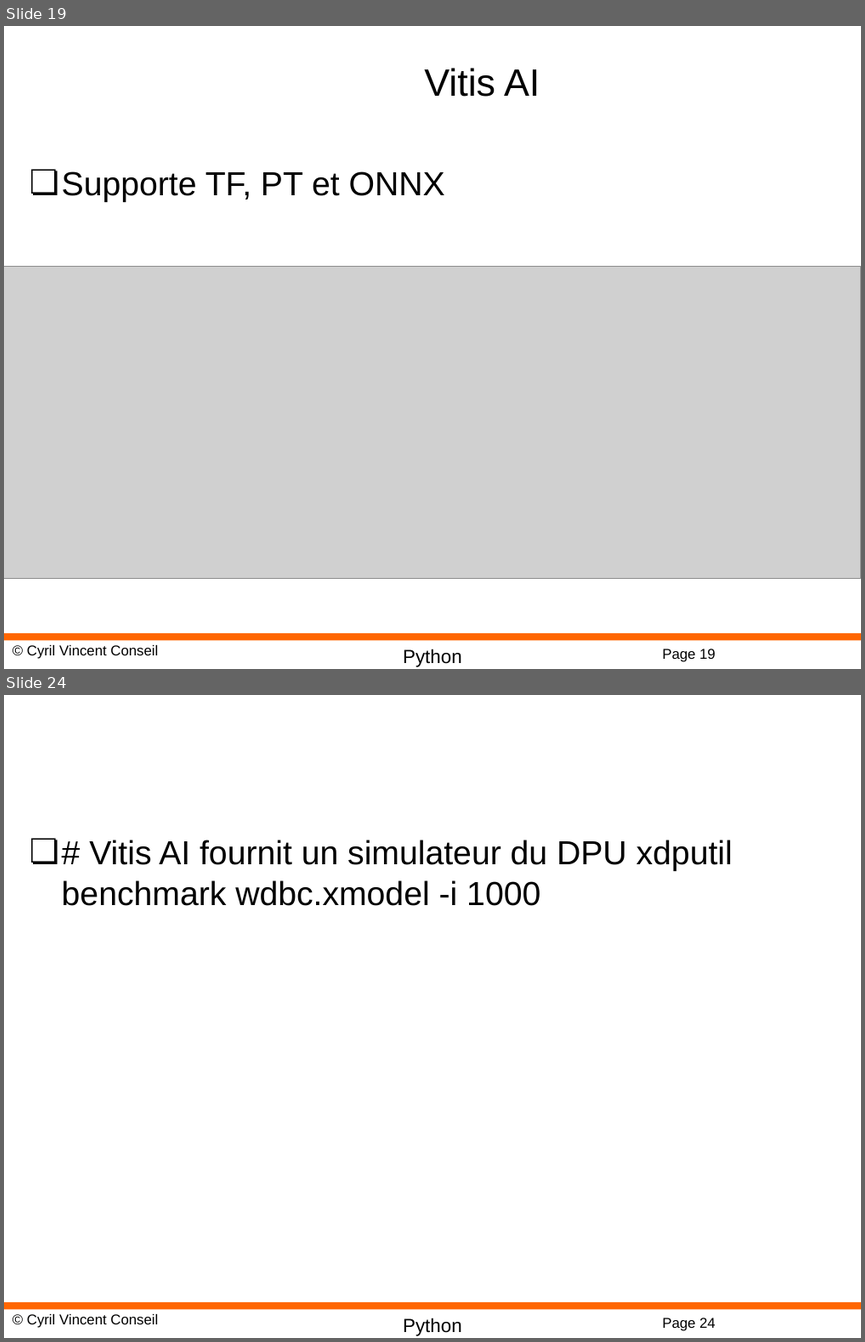
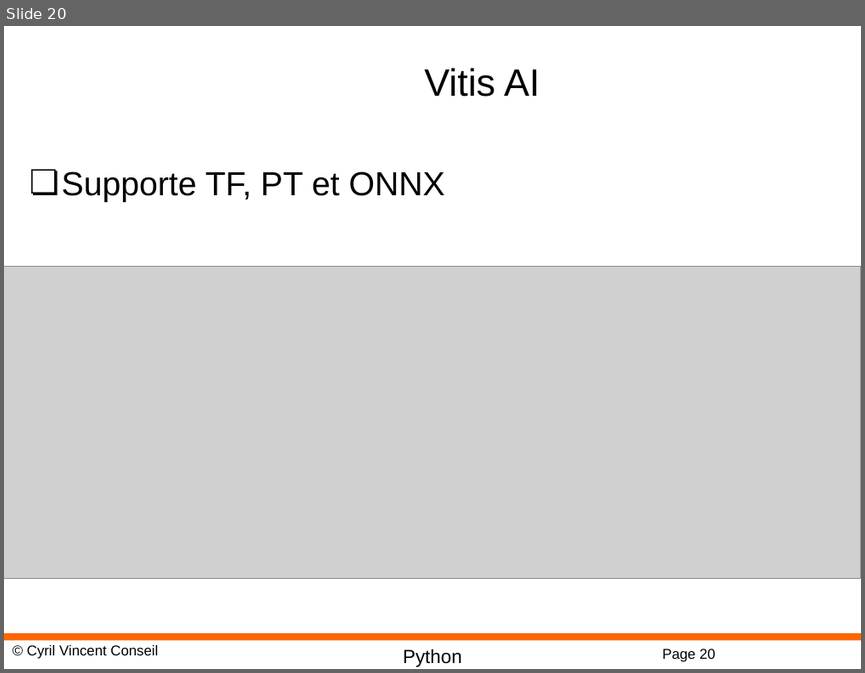
Before and after one commit to cyrilvincent/iot-ai, a slide deck: ppt/IoTAI31-FPGA.pptx. Shown one above the other, each under a label of ours: slides 19 and 24 before the commit, slide 20 after it; the slides between them are not shown. The pictures are 865x1342 and 865x673 pixels, drawn with LibreOffice and Linux fonts; fonts in the diff are those of the drawing; grey boxes stand for pictures; background and template pictures are left out. Boxes give left, top, right and bottom in pixels: in the first picture for what was removed or moved away, otherwise in the second. Text is boxed around its words. In the diff, an @@ line names an element or a change of style, - is before the commit and + after.

Commit message:
vitis

```diff
--- a/ppt/IoTAI31-FPGA.pptx
+++ b/ppt/IoTAI31-FPGA.pptx
@@ slide 24 removed at box(4, 695, 861, 1338), background #FFFFFF; not listed: 4 template elements that a slide beside it also shows @@
@@ text removed at box(62, 839, 732, 906) @@
-❏ # Vitis AI fournit un simulateur du DPU xdputil benchmark wdbc.xmodel -i 1000
@@ what was slide 19 is now slide 20 @@
@@ page number at box(662, 648, 715, 662): text changed @@
-Page 19
+Page 20
```
Also in this commit, not shown: 1 slide changed, 1 slide added, 3 other slides removed, 2 other files.
